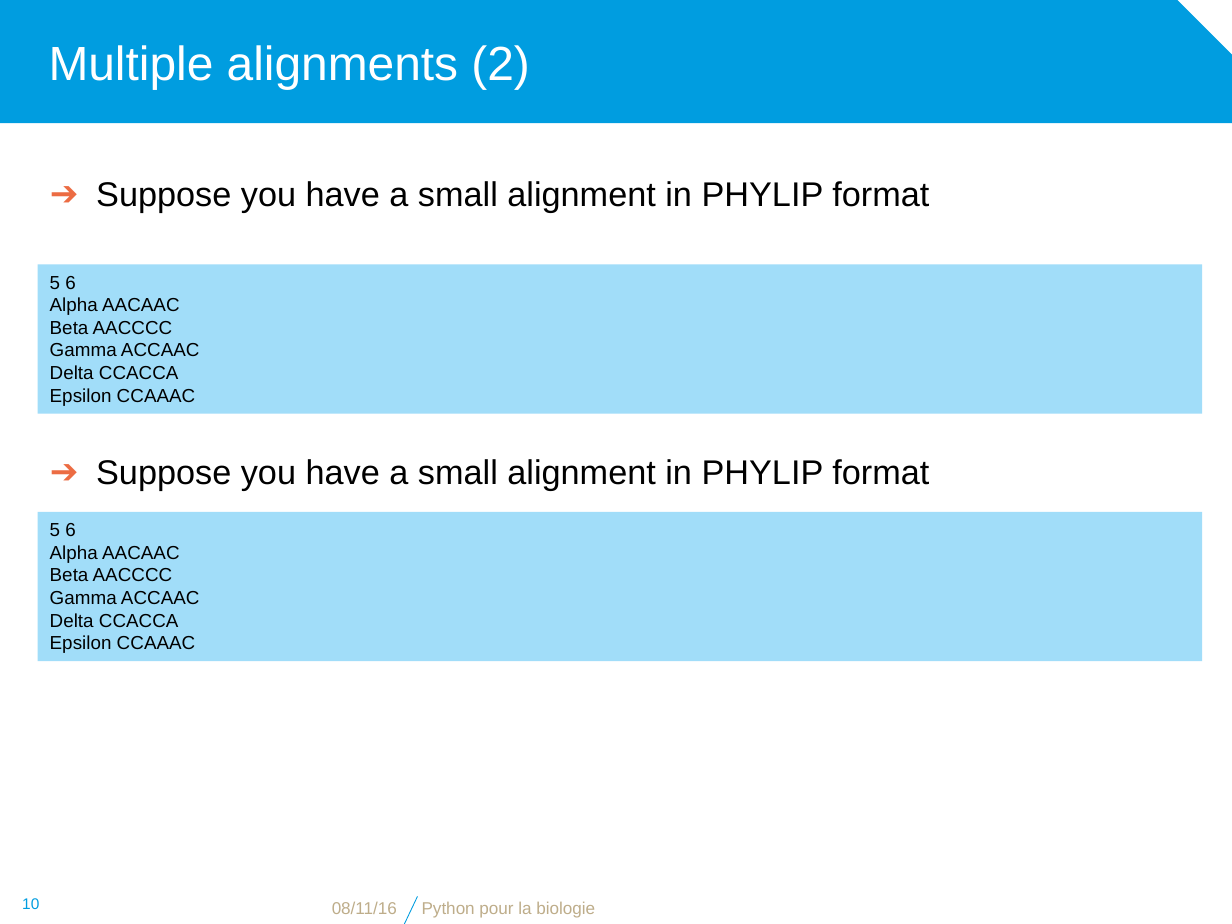
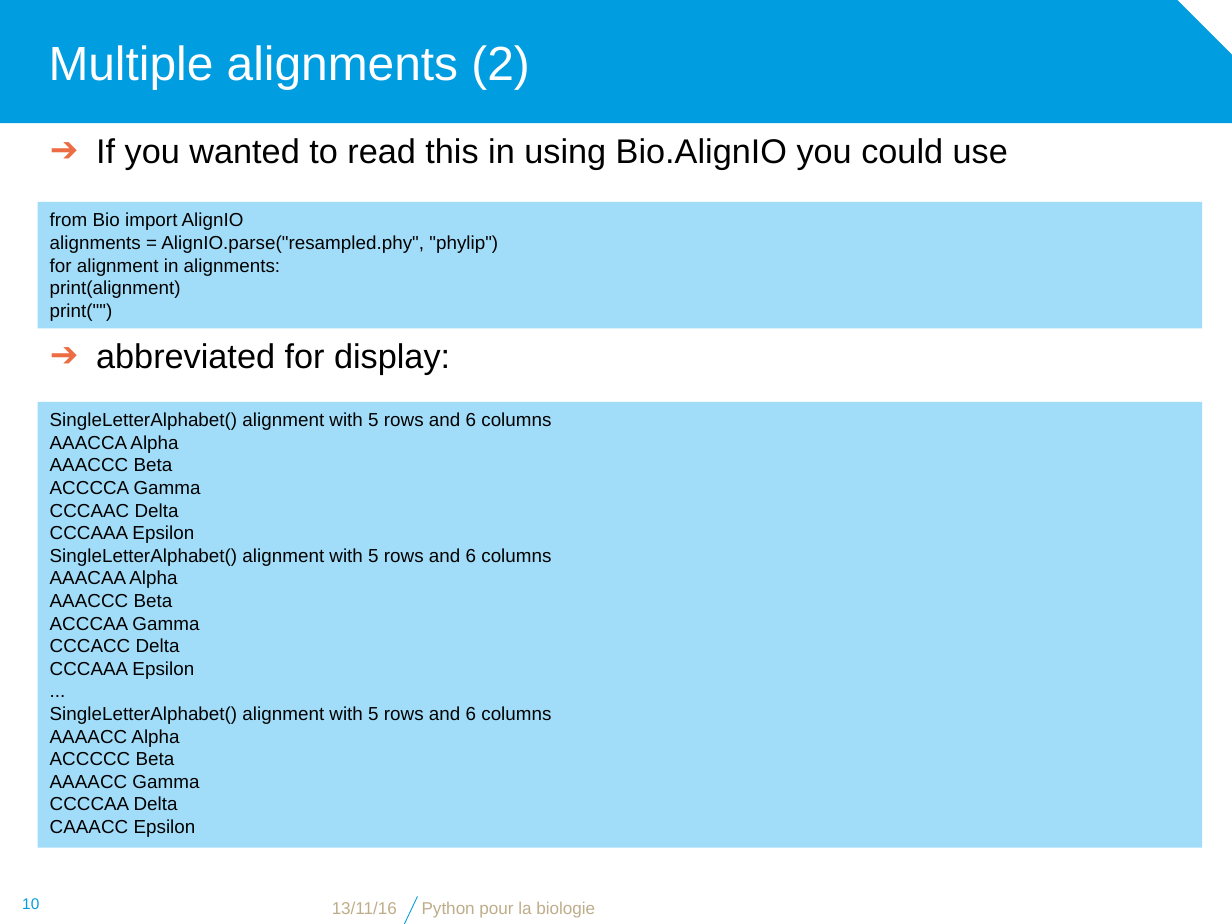
Before and after one commit to bdartigues/python_cnrs_formation, a slide deck: slide 10 of slides/python_biopython_Multiple_alignment.pptx. Drawn at 1232x924 pixels with LibreOffice and Linux fonts; fonts in the diff are those of the drawing; background and template pictures are left out. Boxes give left, top, right and bottom in pixels: in the first picture for what was removed or moved away, otherwise in the second. Text is boxed around its words. In the diff, an @@ line names an element or a change of style, - is before the commit and + after.

```diff
--- a/slides/python_biopython_Multiple_alignment.pptx
+++ b/slides/python_biopython_Multiple_alignment.pptx
@@ text at (x1=96, y1=138, x2=1008, y2=170): text changed @@
-➔ Suppose you have a small alignment in PHYLIP format
+➔ If you wanted to read this in using Bio.AlignIO you could use
@@ rectangle "from Bio import AlignIO" resized from (x1=38, y1=265, x2=1202, y2=414) to (x1=38, y1=202, x2=1202, y2=329) @@
@@ text in rectangle at (x1=50, y1=212, x2=498, y2=321): text changed @@
-5 6
-Alpha AACAAC
-Beta AACCCC
-Gamma ACCAAC
-Delta CCACCA
-Epsilon CCAAAC
+from Bio import AlignIO
+alignments = AlignIO.parse("resampled.phy", "phylip")
+for alignment in alignments:
+print(alignment)
+print("")
@@ text at (x1=96, y1=343, x2=450, y2=375): text changed @@
-➔ Suppose you have a small alignment in PHYLIP format
+➔ abbreviated for display:
@@ rectangle "SingleLetterAlphabet() alignment with 5 rows ..." resized from (x1=38, y1=511, x2=1202, y2=660) to (x1=38, y1=402, x2=1202, y2=848) @@
@@ text in rectangle at (x1=50, y1=412, x2=551, y2=837): text changed @@
-5 6
-Alpha AACAAC
-Beta AACCCC
-Gamma ACCAAC
-Delta CCACCA
-Epsilon CCAAAC
+SingleLetterAlphabet() alignment with 5 rows and 6 columns
+AAACCA Alpha
+AAACCC Beta
+ACCCCA Gamma
+CCCAAC Delta
+CCCAAA Epsilon
+SingleLetterAlphabet() alignment with 5 rows and 6 columns
+AAACAA Alpha
+AAACCC Beta
+ACCCAA Gamma
+CCCACC Delta
+CCCAAA Epsilon
+...
+SingleLetterAlphabet() alignment with 5 rows and 6 columns
+AAAACC Alpha
+ACCCCC Beta
+AAAACC Gamma
+CCCCAA Delta
+CAAACC Epsilon
@@ text at (x1=332, y1=901, x2=397, y2=914): text changed @@
-08/11/16
+13/11/16
```
Also in this commit, not shown: 14 other slides changed, 15 slides added, 8 slides removed, 4 other files.
